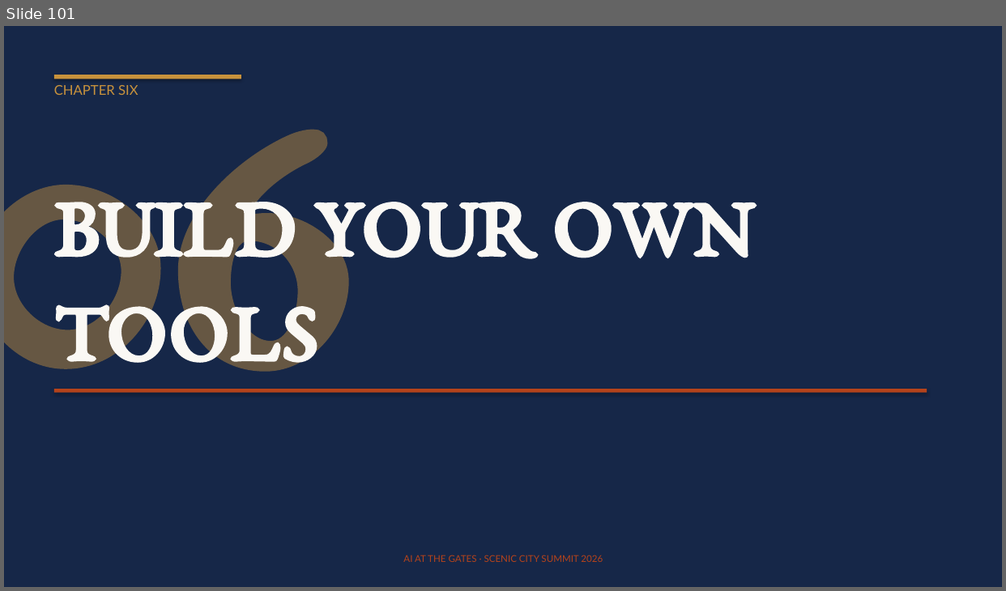
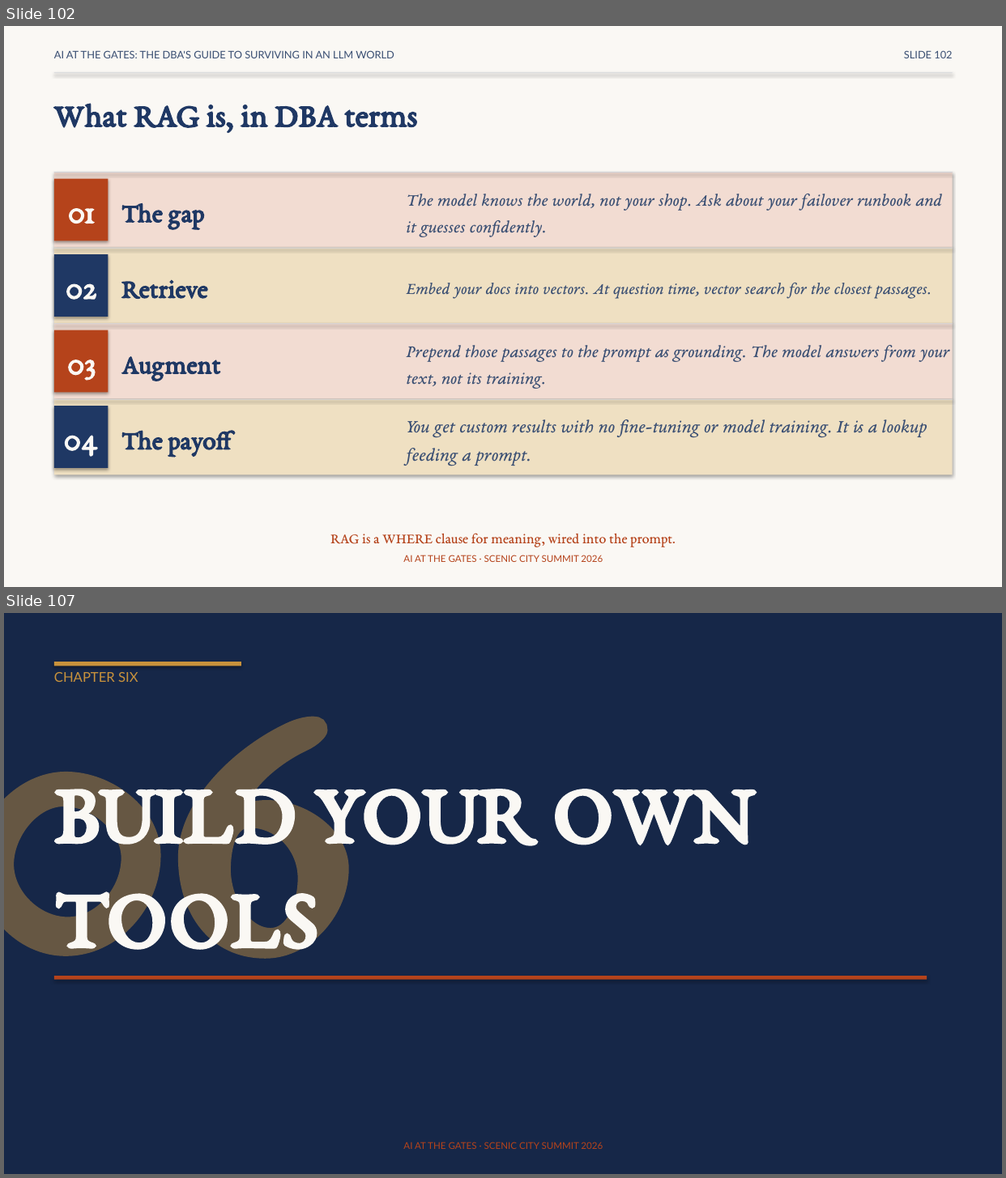
Before and after one commit to feaselkl/AI-at-the-Gates, a slide deck: slides/scenic-city-aigates-precon.pptx. Shown one above the other, each under a label of ours: slide 101 before the commit, slides 102 and 107 after it; the slides between them are not shown. The pictures are 1006x591 and 1006x1178 pixels, drawn with LibreOffice and Linux fonts; fonts in the diff are those of the drawing. Boxes give left, top, right and bottom in pixels: in the first picture for what was removed or moved away, otherwise in the second. Text is boxed around its words. In the diff, an @@ line names an element or a change of style, - is before the commit and + after.

```diff
--- a/slides/scenic-city-aigates-precon.pptx
+++ b/slides/scenic-city-aigates-precon.pptx
@@ slide 102 added at [4, 26, 1002, 587], background #FAF8F4; not listed: 1 template element that a slide beside it also shows @@
@@ text added at [54, 50, 394, 58], 10 pt, text #3A4F73 @@
+AI AT THE GATES: THE DBA'S GUIDE TO SURVIVING IN AN LLM WORLD
@@ rectangle added at [54, 72, 953, 73], fill #D3D5DA @@
@@ text added at [904, 50, 952, 58], 10 pt, text #3A4F73 @@
+SLIDE 102
@@ text added at [54, 103, 417, 133], 32 pt, text #1F3864, bold @@
+What RAG is, in DBA terms
@@ rectangle added at [54, 172, 953, 248], fill #F2DCD2 @@
@@ rectangle added at [54, 172, 953, 173], fill #D3D5DA @@
@@ rectangle added at [54, 179, 108, 241], fill #B5431B @@
@@ text added at [406, 194, 941, 237], 17 pt, text #3A4F73, italic @@
+The model knows the world, not your shop. Ask about your failover runbook and it guesses confidently.
@@ text added at [68, 208, 94, 224], 32 pt, text #FAF8F4, bold @@
+01
@@ text added at [121, 203, 205, 229], 26 pt, text #1F3864, bold @@
+The gap
@@ rectangle added at [54, 248, 953, 323], fill #EFE0C2 @@
@@ rectangle added at [54, 248, 953, 248], fill #D3D5DA @@
@@ rectangle added at [54, 254, 108, 317], fill #1F3864 @@
@@ text added at [66, 284, 96, 300], 32 pt, text #FAF8F4, bold @@
+02
@@ text added at [121, 280, 208, 299], 26 pt, text #1F3864, bold @@
+Retrieve
@@ text added at [406, 283, 931, 299], 16 pt, text #3A4F73, italic @@
+Embed your docs into vectors. At question time, vector search for the closest passages.
@@ rectangle added at [54, 323, 953, 399], fill #F2DCD2 @@
@@ rectangle added at [54, 323, 953, 324], fill #D3D5DA @@
@@ rectangle added at [54, 330, 108, 392], fill #B5431B @@
@@ text added at [67, 360, 95, 381], 32 pt, text #FAF8F4, bold @@
+03
@@ text added at [121, 356, 221, 381], 26 pt, text #1F3864, bold @@
+Augment
@@ text added at [406, 345, 949, 389], 17 pt, text #3A4F73, italic @@
+Prepend those passages to the prompt as grounding. The model answers from your text, not its training.
@@ rectangle added at [54, 399, 953, 476], fill #EFE0C2 @@
@@ rectangle added at [54, 399, 953, 400], fill #D3D5DA @@
@@ rectangle added at [54, 407, 108, 468], fill #1F3864 @@
@@ text added at [64, 435, 99, 457], 32 pt, text #FAF8F4, bold @@
+04
@@ text added at [121, 430, 232, 456], 26 pt, text #1F3864, bold @@
+The payoff
@@ text added at [406, 420, 927, 467], 18 pt, text #3A4F73, italic @@
+You get custom results with no fine-tuning or model training. It is a lookup feeding a prompt.
@@ text added at [330, 533, 675, 548], 14 pt, text #B5431B @@
+RAG is a WHERE clause for meaning, wired into the prompt.
@@ what was slide 101 is now slide 107 @@
```
Also in this commit, not shown: 1 slide changed, 5 other slides added, 11 other files.
